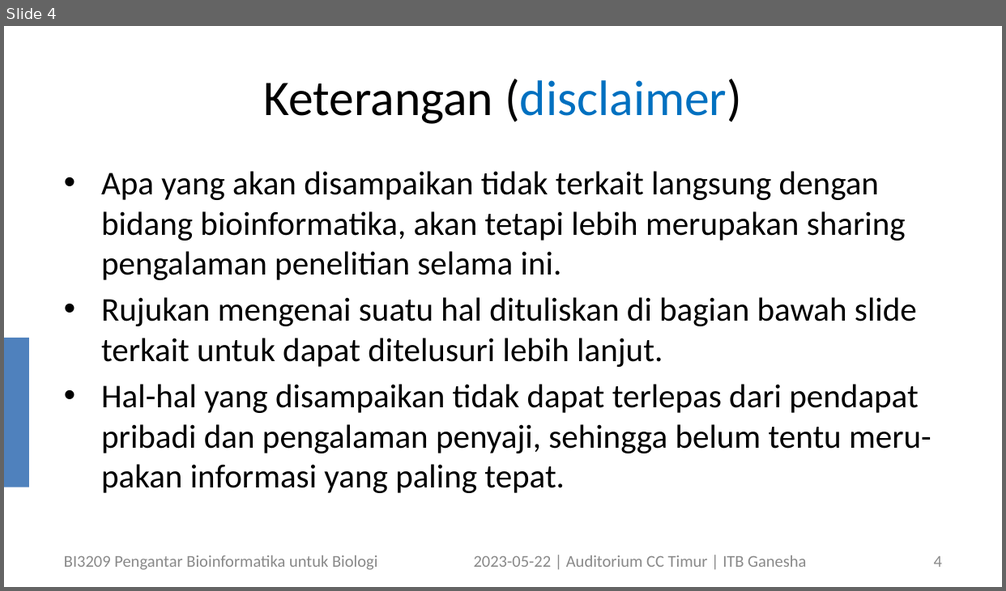
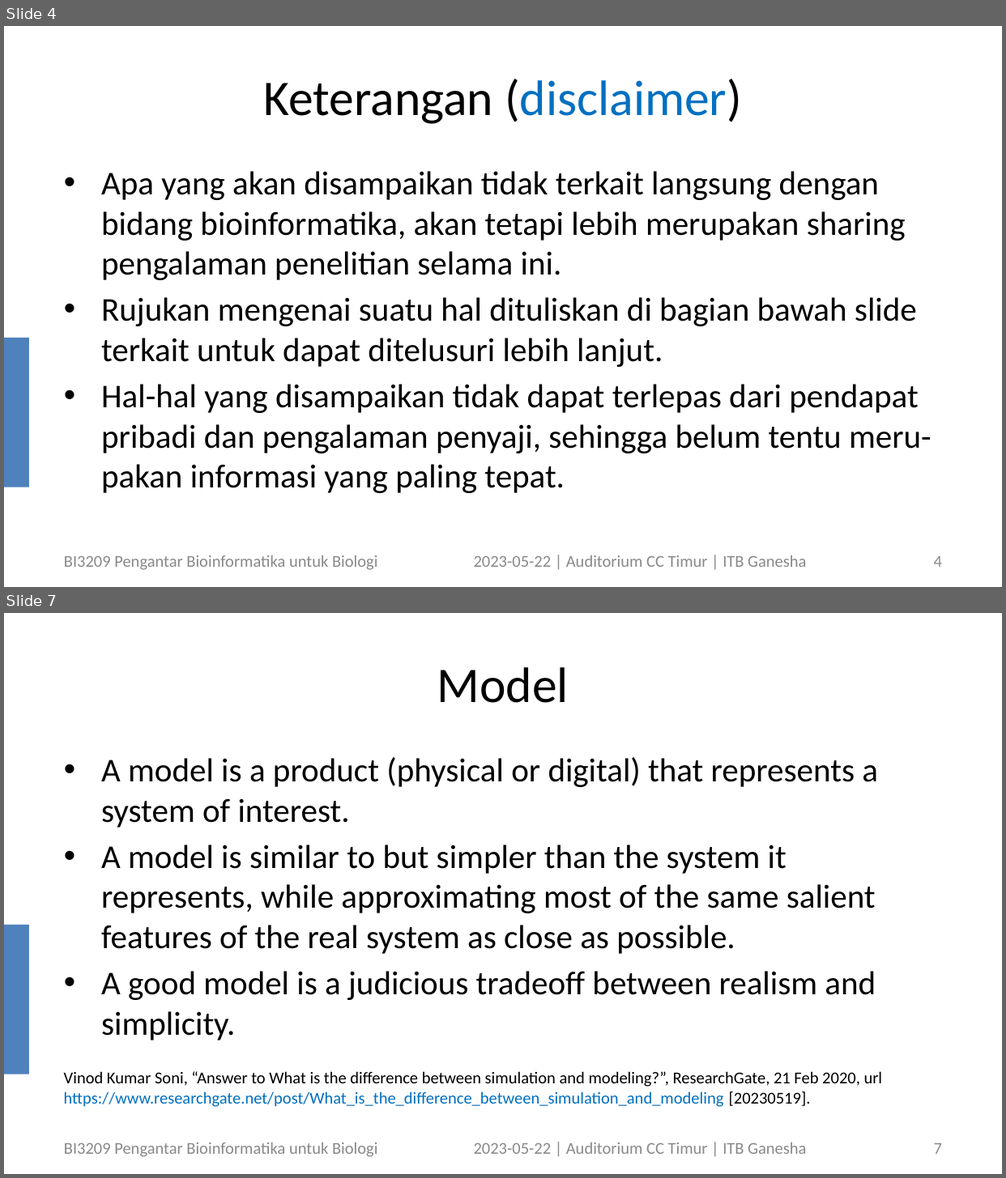
Before and after one commit to dudung/bi3209-00, a slide deck: 17/bi3209_bioinformatics_student_symposium_202305122_v1.pptx. Shown one above the other, each under a label of ours: slide 4 before the commit, slides 4 and 7 after it; the slides between them are not shown. The pictures are 1006x591 and 1006x1178 pixels, drawn with LibreOffice and Linux fonts; fonts in the diff are those of the drawing. Boxes give left, top, right and bottom in pixels: in the first picture for what was removed or moved away, otherwise in the second. Text is boxed around its words. In the diff, an @@ line names an element or a change of style, - is before the commit and + after.

```diff
--- a/17/bi3209_bioinformatics_student_symposium_202305122_v1.pptx
+++ b/17/bi3209_bioinformatics_student_symposium_202305122_v1.pptx
@@ slide 7 added at [4,613,1002,1174], background #FFFFFF; not listed: 1 template element that a slide beside it also shows @@
@@ title added at [437,667,569,703], 36 pt, text #000000 @@
+Model
@@ text added at [101,757,878,1041], 24 pt, text #000000 @@
+• A model is a product (physical or digital) that represents a system of interest.
+• A model is similar to but simpler than the system it represents, while approximating most of the same salient features of the real system as close as possible.
+• A good model is a judicious tradeoff between realism and simplicity.
@@ text added at [64,1071,883,1107], 12 pt, text #000000 @@
+Vinod Kumar Soni, “Answer to What is the difference between simulation and modeling?”, ResearchGate, 21 Feb 2020, url https://www.researchgate.net/post/What_is_the_difference_between_simulation_and_modeling [20230519].
@@ text added at [64,1143,378,1157], 12 pt, text #898989 @@
+BI3209 Pengantar Bioinformatika untuk Biologi
@@ text added at [474,1143,806,1154], 12 pt, text #898989 @@
+2023-05-22 | Auditorium CC Timur | ITB Ganesha
@@ page number added at [934,1144,942,1154], 12 pt, text #8C8C8C @@
+7
```
Also in this commit, not shown: 4 slides changed, 6 other slides added.
